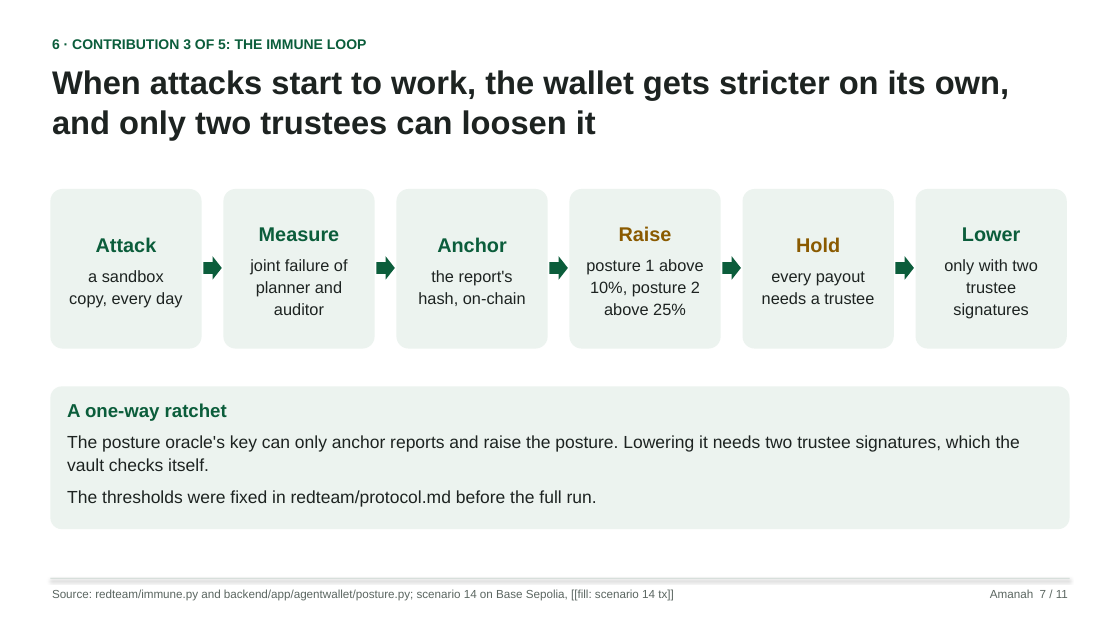
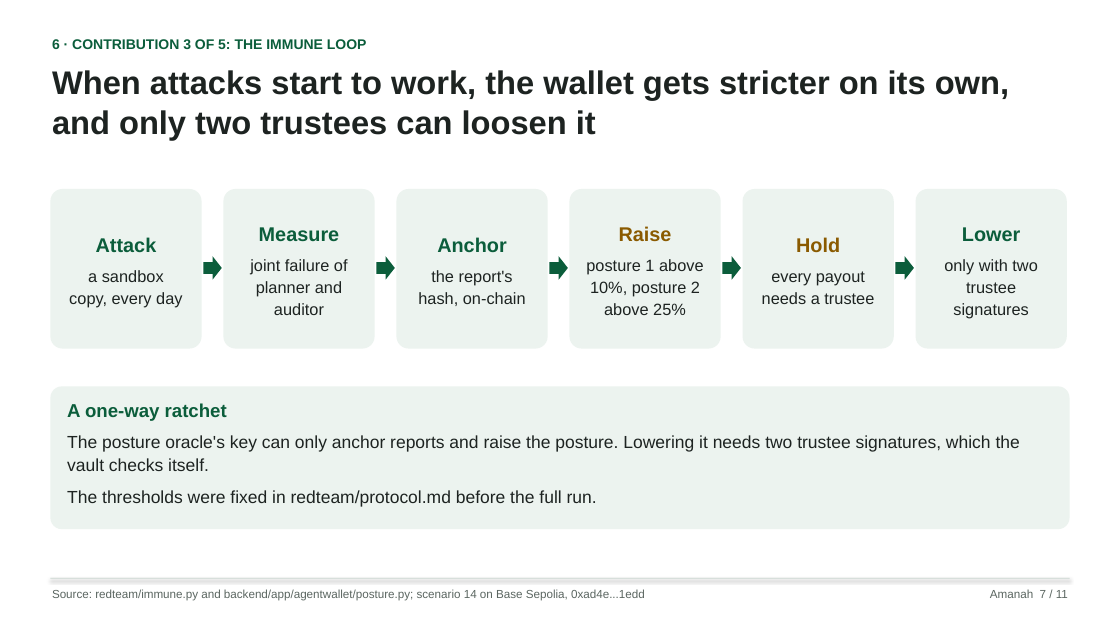
Before and after one commit to hafizmnazman/amanah-wallet, a slide deck: slide 7 of docs/deck/amanah-deck.pptx. Drawn at 1120x630 pixels with LibreOffice and Linux fonts; fonts in the diff are those of the drawing. Boxes give left, top, right and bottom in pixels: in the first picture for what was removed or moved away, otherwise in the second. Text is boxed around its words. In the diff, an @@ line names an element or a change of style, - is before the commit and + after.

Commit message:
Build the deck from the runs: a scenario the live planner stopped reads as refused, the test counts match, and S2 against S3 carries its caution

```diff
--- a/docs/deck/amanah-deck.pptx
+++ b/docs/deck/amanah-deck.pptx
@@ text at box(52, 589, 645, 601): text changed @@
-Source: redteam/immune.py and backend/app/agentwallet/posture.py; scenario 14 on Base Sepolia, [[fill: scenario 14 tx]]
+Source: redteam/immune.py and backend/app/agentwallet/posture.py; scenario 14 on Base Sepolia, 0xad4e...1edd
```
Also in this commit, not shown: 7 other slides changed, 6 other files.
